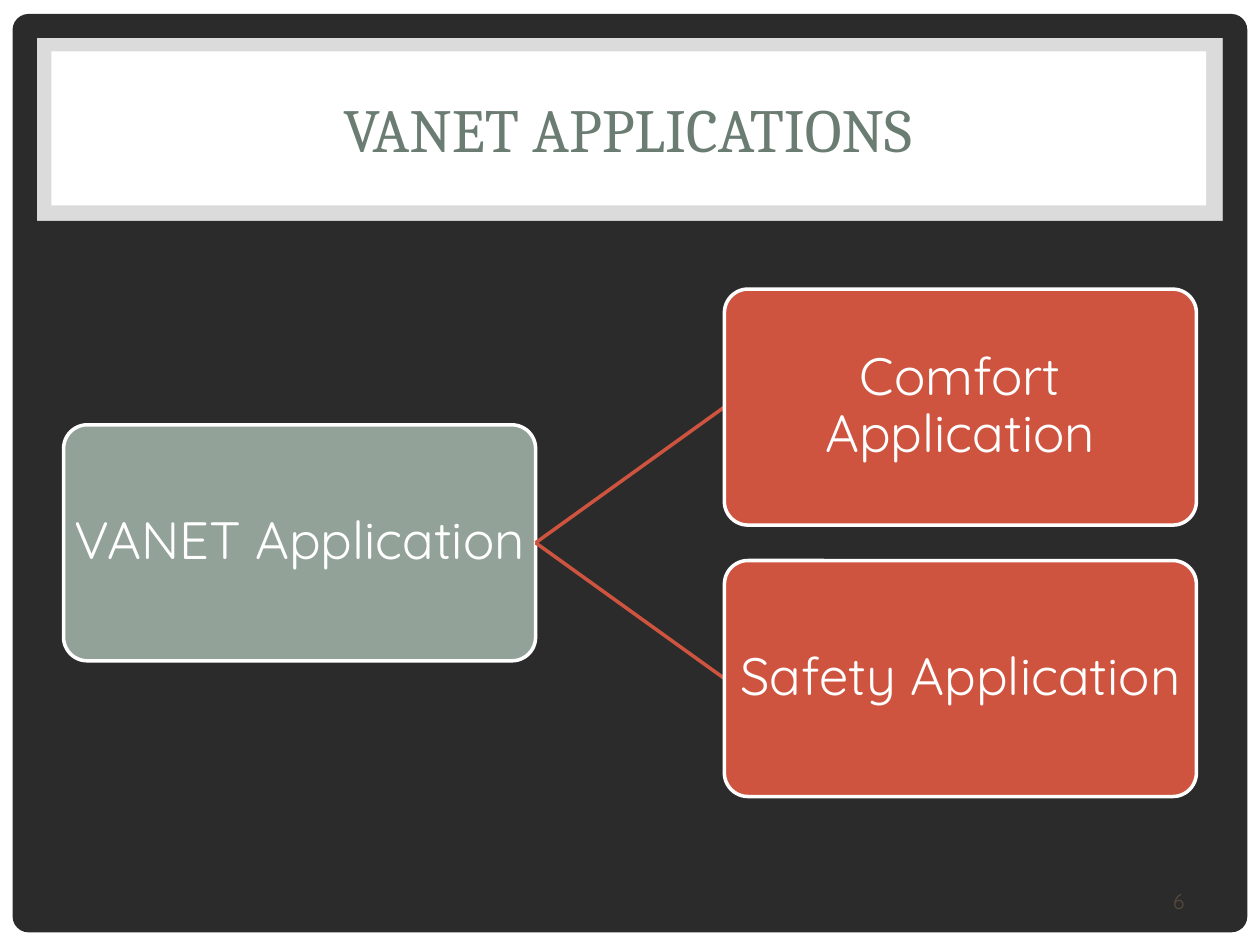
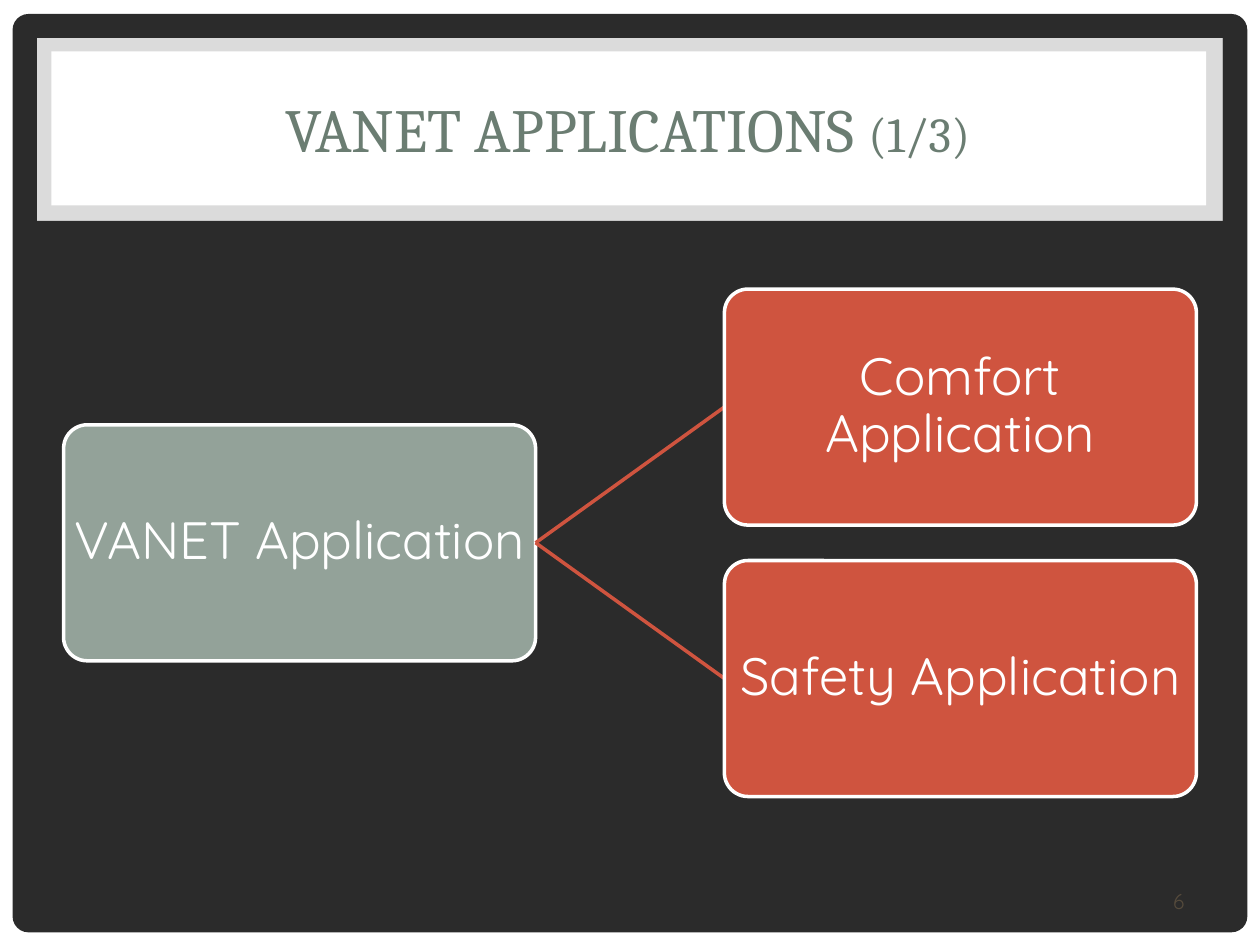
Before and after one commit to HadiJibbawi/uploads, a slide deck: slide 6 of VANET.pptx. Drawn at 1260x945 pixels with LibreOffice and Linux fonts; fonts in the diff are those of the drawing; background and template pictures are left out; a plain dark background stands for a picture behind light text. Boxes give left, top, right and bottom in pixels: in the first picture for what was removed or moved away, otherwise in the second. Text is boxed around its words. In the diff, an @@ line names an element or a change of style, - is before the commit and + after.

```diff
--- a/VANET.pptx
+++ b/VANET.pptx
@@ title at bbox=[286, 110, 970, 159]: text changed @@
-VANET APPLICATIONS
+VANET APPLICATIONS (1/3)
```
Also in this commit, not shown: 4 other slides changed.
